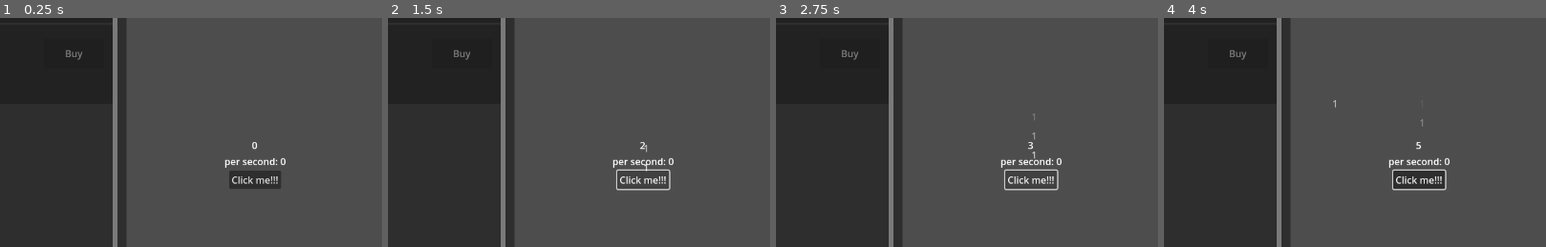
Above: before the commit, frames 1-4 (left to right).
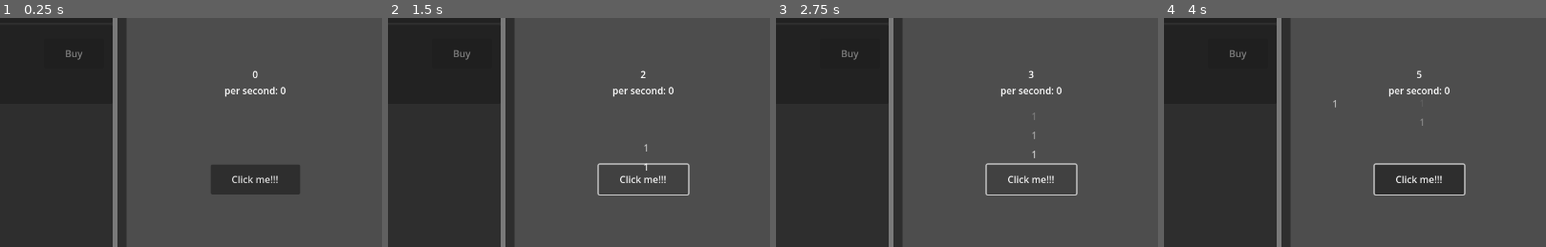
Above: after the commit, the same moments.

Repository: O-39889/tmic
Game: Godot game, scene res://scenes/Main.tscn
Two runs of this game, one before a commit and one after it. Both use one fixed random seed, a clock stepped at 60 frames per second and the inputs below.
Inputs (mouse positions are % of the whole screen's width and height, from its top left):
- Up to frame 1 (0.25 s): no input
- Up to frame 2 (1.5 s): click "Click me!!!" at 0.5 s; click "Click me!!!" at 1.25 s
- Up to frame 3 (2.75 s): click "Click me!!!" at 2 s
- Up to frame 4 (4 s): tap Enter at 2.75 s; move the mouse to (72, 45) at 2.77 s; tap Space at 3.5 s; move the mouse to (30, 55) at 3.52 s
The pictures show only the part of the screen within x 50-100%, y 18-68%; the shares and areas given below are measured in that part.

The runs differ from the first frame. In frame 1, 2.6% of the frame differs, in the area x 55-79%, y 22-78%; in frame 2, 1.4%; in frame 3, 1.4%; in frame 4, 3.0%, in the area x 54-79%, y 22-78%.

Commit message:
Spice up the layout

Diff:
--- a/scenes/Main.tscn
+++ b/scenes/Main.tscn
@@ -67,9 +67,11 @@
 horizontal_alignment = 1
 
 [node name="CenterContainer" type="CenterContainer" parent="ThreeContainer/CenterContainer/VBoxContainer"]
+custom_minimum_size = Vector2(0, 269)
 layout_mode = 2
 
 [node name="ClickMeBtn" type="Button" parent="ThreeContainer/CenterContainer/VBoxContainer/CenterContainer"]
+custom_minimum_size = Vector2(150, 50)
 layout_mode = 2
 text = "Click me!!!"
 
